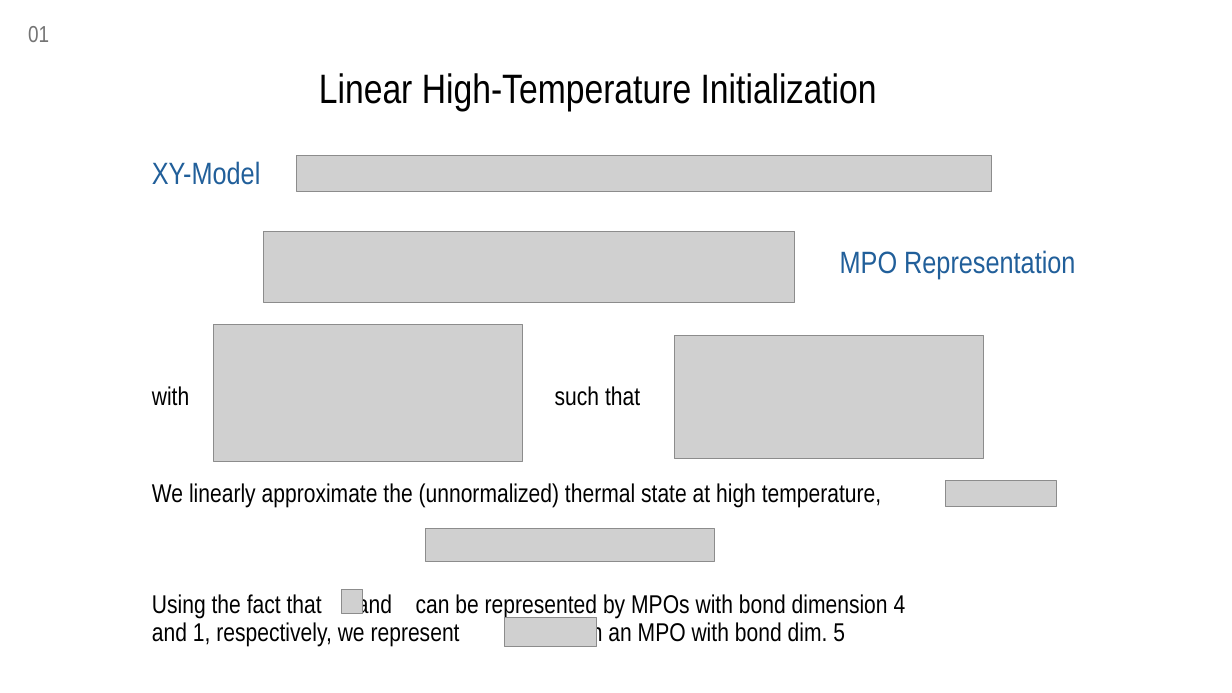
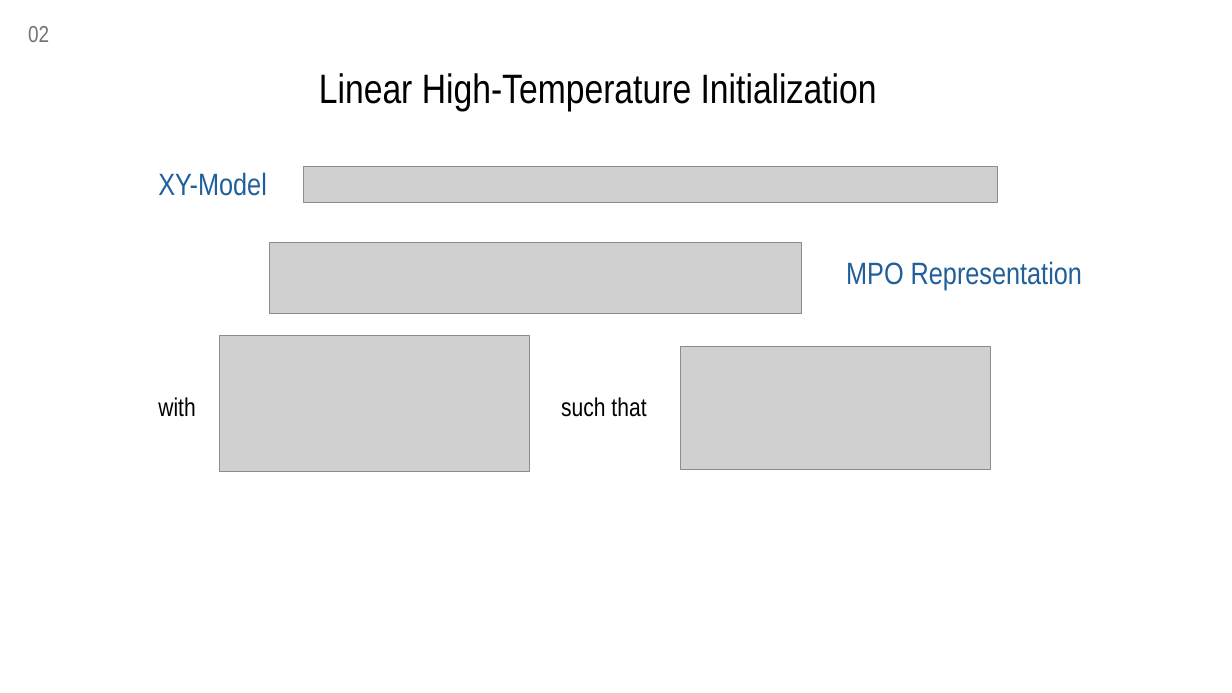
Before and after one commit to MrHighsenberg/XTRG-Algorithm, a slide deck: slide 3 of presentation/Term_Project_XTRG_Presentation.pptx (slide 2 before the commit). Drawn at 1232x693 pixels with LibreOffice and Linux fonts; fonts in the diff are those of the drawing; grey boxes stand for pictures; background and template pictures are left out. Boxes give left, top, right and bottom in pixels: in the first picture for what was removed or moved away, otherwise in the second. Text is boxed around its words. In the diff, an @@ line names an element or a change of style, - is before the commit and + after.

```diff
--- a/presentation/Term_Project_XTRG_Presentation.pptx
+++ b/presentation/Term_Project_XTRG_Presentation.pptx
@@ text at (x1=28, y1=26, x2=49, y2=42): text changed @@
-01
+02
@@ 4 pictures, 4 texts moved together from (x1=152, y1=156, x2=1075, y2=461) to (x1=158, y1=167, x2=1082, y2=472) @@
@@ text removed at (x1=152, y1=483, x2=1032, y2=508) @@
-We linearly approximate the (unnormalized) thermal state at high temperature, , as
@@ picture removed at (x1=946, y1=480, x2=1056, y2=506) @@
@@ picture removed at (x1=425, y1=529, x2=714, y2=561) @@
@@ text removed at (x1=152, y1=592, x2=906, y2=647) @@
-Using the fact that and can be represented by MPOs with bond dimension 4 and 1, respectively, we represent with an MPO with bond dim. 5
@@ picture removed at (x1=341, y1=590, x2=362, y2=614) @@
@@ picture removed at (x1=505, y1=617, x2=597, y2=646) @@
```
Also in this commit, not shown: 1 other slide changed, 2 slides added, 3 slides removed, 7 other files.
